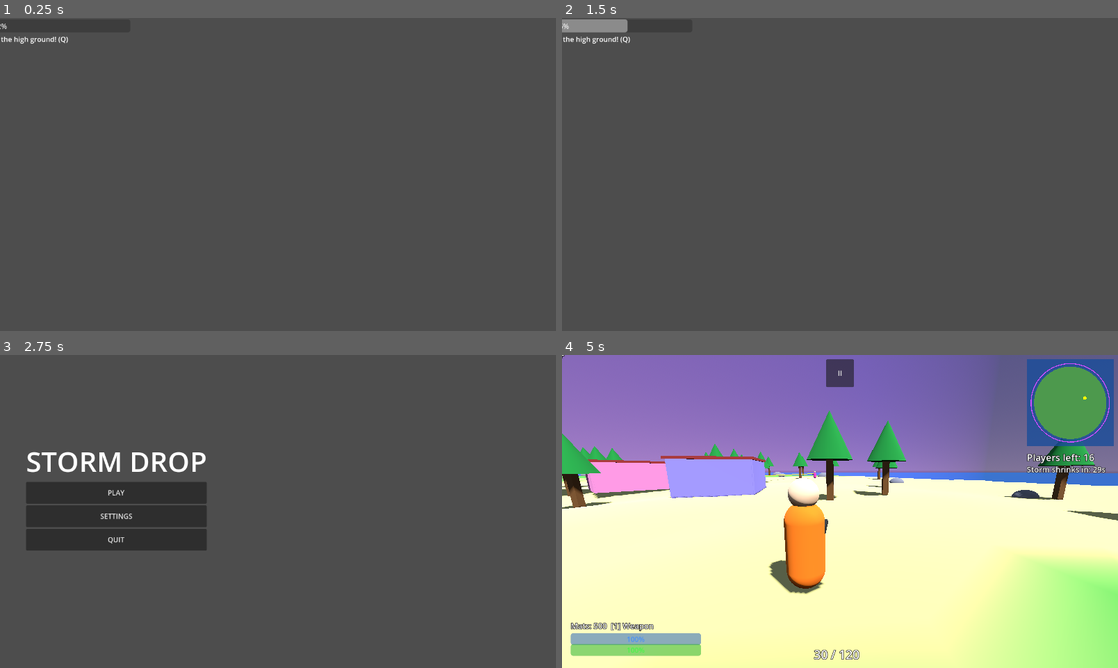
Above: before the commit, frames 1-4 (two rows, left to right).
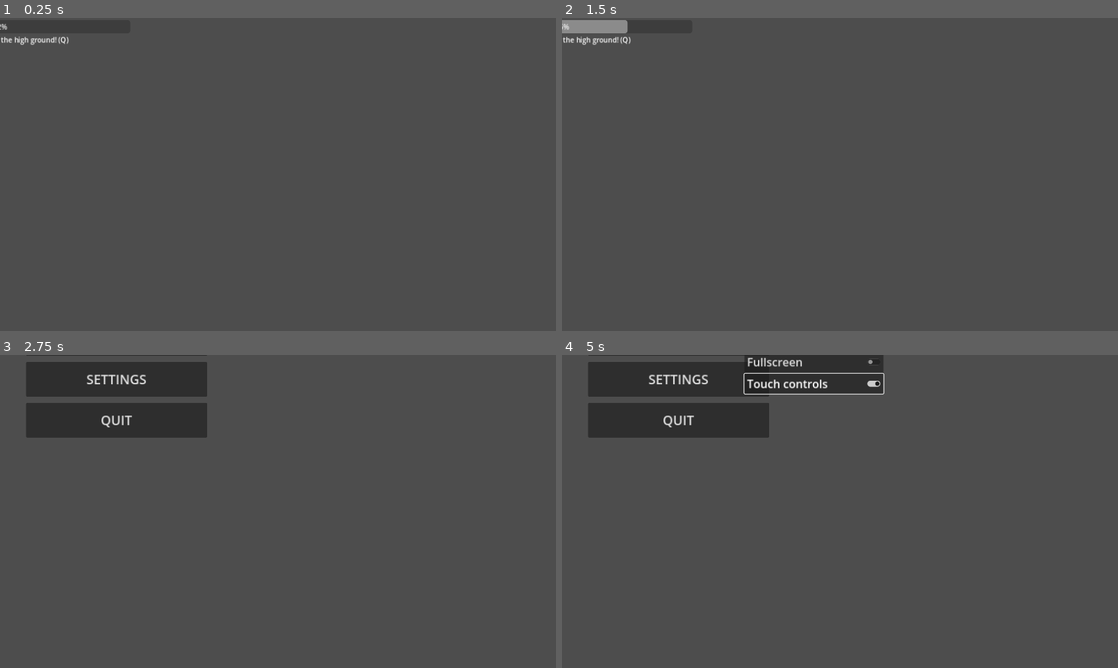
Above: after the commit, the same moments.

Repository: toer15/storm-drop
Game: Godot game, scene res://scenes/boot.tscn
The game is run twice, just before and just after one commit, with the same random seed, the same clock (stepped at 60 frames per second) and the same inputs.
Inputs (mouse positions are in pixels of both pictures, inside the frame that each line leads up to):
- Up to frame 1 (0.25 s): no input
- Up to frame 2 (1.5 s): tap Enter at 0.5 s; move the mouse to (962, 158) at 0.52 s; hold D 0.53-1.25 s; tap R at 0.6 s; click (962, 158) at 0.67 s; tap Space at 0.77 s; drag from (728, 190) to (812, 237) at 1.27 s
- Up to frame 3 (2.75 s): move the mouse to (333, 442) at 2.02 s; hold D from 2.03 s (still down); tap X at 2.1 s; click (333, 442) at 2.17 s
- Up to frame 4 (5 s): release D at 2.75 s; click "SETTINGS" at 2.75 s; click (812, 383) at 3.5 s, where only the run after the commit has a clickable "Touch controls"; click (678, 492) at 4.25 s, where only the run before the commit has a clickable "PLAY"

The runs differ from the first frame. In frame 1, 0.1% of the frame differs, in the area x 0-13%, y 1-9%; in frame 2, 0.2%; in frame 3, 15%; in frame 4, 99%, in the area x 0-100%, y 0-100%.

Commit message:
Mobile settings, export presets, README

Diff:
--- a/project.godot
+++ b/project.godot
@@ -9,9 +9,19 @@
 [display]
 window/size/viewport_width=1280
 window/size/viewport_height=720
+window/stretch/mode="canvas_items"
+window/stretch/aspect="expand"
+window/handheld/orientation=4
 
 [rendering]
 renderer/rendering_method="gl_compatibility"
+renderer/rendering_method.mobile="gl_compatibility"
+textures/vram_compression/import_etc2_astc=true
 
 [autoload]
 Util="*res://scripts/util.gd"
+
+
+[input_devices]
+pointing/emulate_touch_from_mouse=false
+pointing/emulate_mouse_from_touch=true
--- a/scripts/main_menu.gd
+++ b/scripts/main_menu.gd
@@ -23,18 +23,21 @@
 	cam_pivot = Node3D.new(); world.add_child(cam_pivot)
 	var cam := Camera3D.new(); cam.position = Vector3(0, 2, 6); cam.rotation_degrees.x = -10
 	cam_pivot.add_child(cam)
-	var box := VBoxContainer.new(); box.position = Vector2(60, 200); add_child(box)
+	var box := VBoxContainer.new(); box.anchor_top = 0.5; box.anchor_bottom = 0.5
+	box.offset_left = 60; box.offset_top = -180; box.add_theme_constant_override("separation", 14); add_child(box)
 	var title := Label.new(); title.text = "STORM DROP"
 	title.add_theme_font_size_override("font_size", 64); box.add_child(title)
 	for b in [["PLAY", _play], ["SETTINGS", _settings], ["QUIT", func(): get_tree().quit()]]:
-		var btn := Button.new(); btn.text = b[0]; btn.custom_minimum_size = Vector2(260, 50)
+		var btn := Button.new(); btn.text = b[0]; btn.custom_minimum_size = Vector2(300, 80)
+		btn.add_theme_font_size_override("font_size", 30)
 		btn.pressed.connect(b[1]); box.add_child(btn)
-	settings = PanelContainer.new(); settings.position = Vector2(400, 200); settings.visible = false
+	settings = PanelContainer.new(); settings.anchor_top = 0.5; settings.anchor_bottom = 0.5
+	settings.offset_left = 420; settings.offset_top = -180; settings.visible = false
 	add_child(settings)
 	var sb := VBoxContainer.new(); settings.add_child(sb)
 	var l := Label.new(); l.text = "Mouse sensitivity"; sb.add_child(l)
 	var s := HSlider.new(); s.min_value = 0.05; s.max_value = 1.0; s.step = 0.01
-	s.value = Util.sensitivity; s.custom_minimum_size = Vector2(250, 20)
+	s.value = Util.sensitivity; s.custom_minimum_size = Vector2(320, 50)
 	s.value_changed.connect(func(v): Util.sensitivity = v); sb.add_child(s)
 	var l2 := Label.new(); l2.text = "Bots"; sb.add_child(l2)
 	var s2 := SpinBox.new(); s2.min_value = 1; s2.max_value = 40; s2.value = Util.bot_count
@@ -42,6 +45,10 @@
 	var fs := CheckButton.new(); fs.text = "Fullscreen"
 	fs.toggled.connect(func(on): DisplayServer.window_set_mode(DisplayServer.WINDOW_MODE_FULLSCREEN if on else DisplayServer.WINDOW_MODE_WINDOWED))
 	sb.add_child(fs)
+	var tc := CheckButton.new(); tc.text = "Touch controls"; tc.button_pressed = Util.touch_enabled
+	tc.toggled.connect(func(on): Util.touch_enabled = on); sb.add_child(tc)
+	for c in sb.get_children():
+		c.add_theme_font_size_override("font_size", 26)
 
 func _process(delta: float) -> void:
 	cam_pivot.rotate_y(delta * 0.3)
Not shown, added: export_presets.cfg
Not shown, changed: README.md
